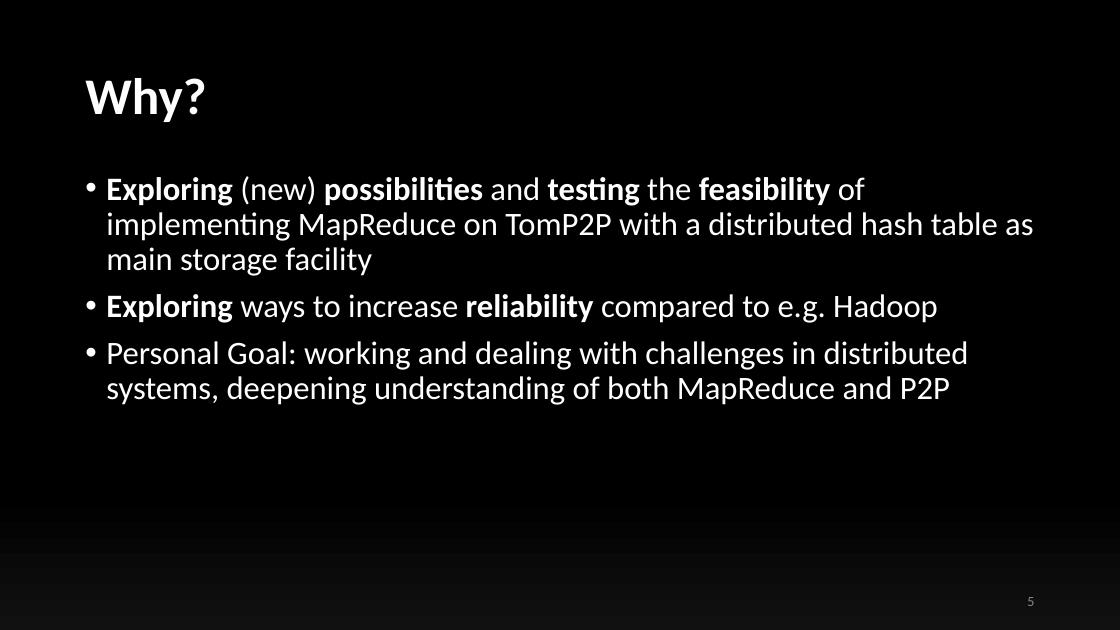
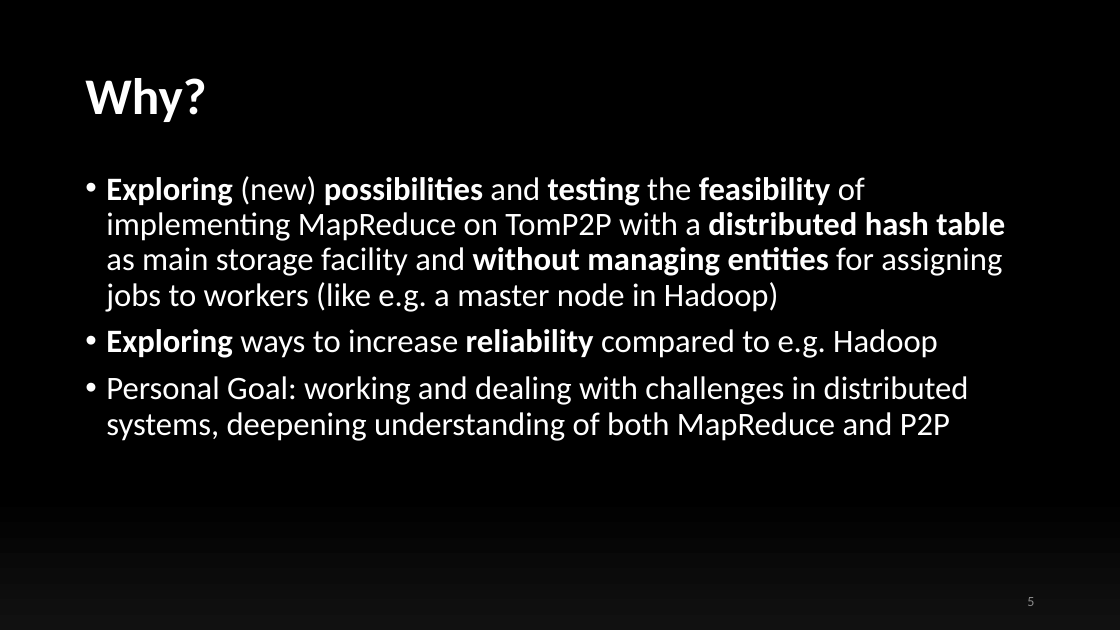
Before and after one commit to ollyblink/mt2, a slide deck: slide 5 of TomP2PTrials/files/presentations/InterimPresentation.pptx. Drawn at 1120x630 pixels with LibreOffice and Linux fonts; fonts in the diff are those of the drawing. Boxes give left, top, right and bottom in pixels: in the first picture for what was removed or moved away, otherwise in the second. Text is boxed around its words. In the diff, an @@ line names an element or a change of style, - is before the commit and + after.

```diff
--- a/TomP2PTrials/files/presentations/InterimPresentation.pptx
+++ b/TomP2PTrials/files/presentations/InterimPresentation.pptx
@@ text at (x1=106, y1=176, x2=1005, y2=312): text changed @@
-• Exploring (new) possibilities and testing the feasibility of implementing MapReduce on TomP2P with a distributed hash table as main storage facility
+• Exploring (new) possibilities and testing the feasibility of implementing MapReduce on TomP2P with a distributed hash table as main storage facility and without managing entities for assigning jobs to workers (like e.g. a master node in Hadoop)
```
Also in this commit, not shown: 3 other slides changed, 4 slides added, 8 other files.
